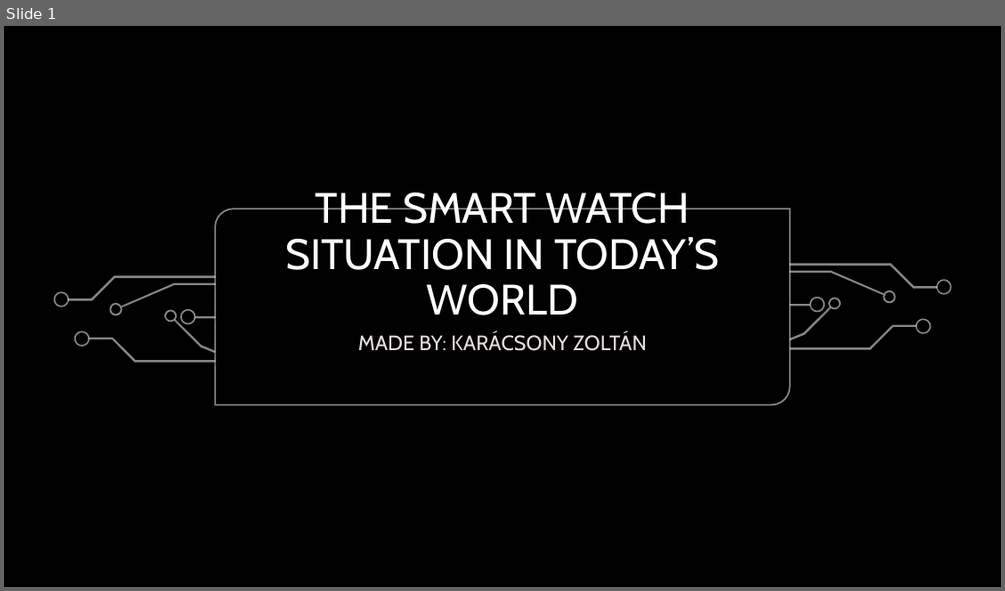
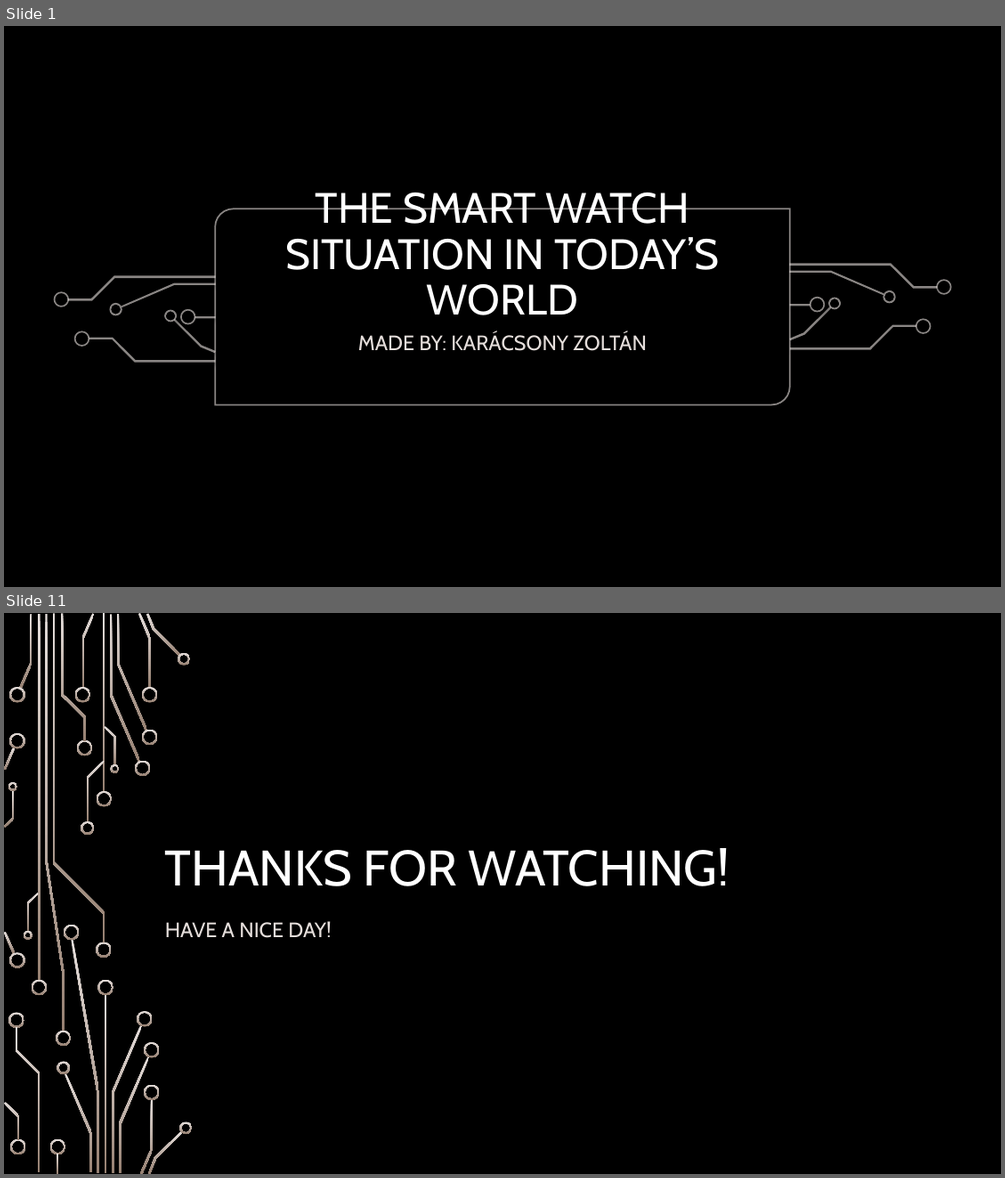
Before and after one commit to Tenebraacs/2023tanev, a slide deck: szakmai_angol/The smartwatch situation in today’s world.pptx. Shown one above the other, each under a label of ours: slide 1 before the commit, slides 1 and 11 after it; the slides between them are not shown. The pictures are 1005x591 and 1005x1178 pixels, drawn with LibreOffice and Linux fonts; fonts in the diff are those of the drawing; background and template pictures are left out. Boxes give left, top, right and bottom in pixels: in the first picture for what was removed or moved away, otherwise in the second. Text is boxed around its words. In the diff, an @@ line names an element or a change of style, - is before the commit and + after.

```diff
--- a/szakmai_angol/The smartwatch situation in today’s world.pptx
+++ b/szakmai_angol/The smartwatch situation in today’s world.pptx
@@ slide 11 added at [4,613,1001,1174], background picture (left out); not listed: 20 template elements that a slide beside it also shows @@
@@ title added at [165,848,729,886], 48 pt, text #FFFFFF @@
+THANKS FOR WATCHING!
@@ subtitle added at [165,921,332,938], 20 pt, text #E5DEDB @@
+HAVE A NICE DAY!
@@ group added at [8,615,193,1172]: 34 freeform shapes @@
```
Also in this commit, not shown: 9 other slides added, 1 slide removed, 2 other files.
